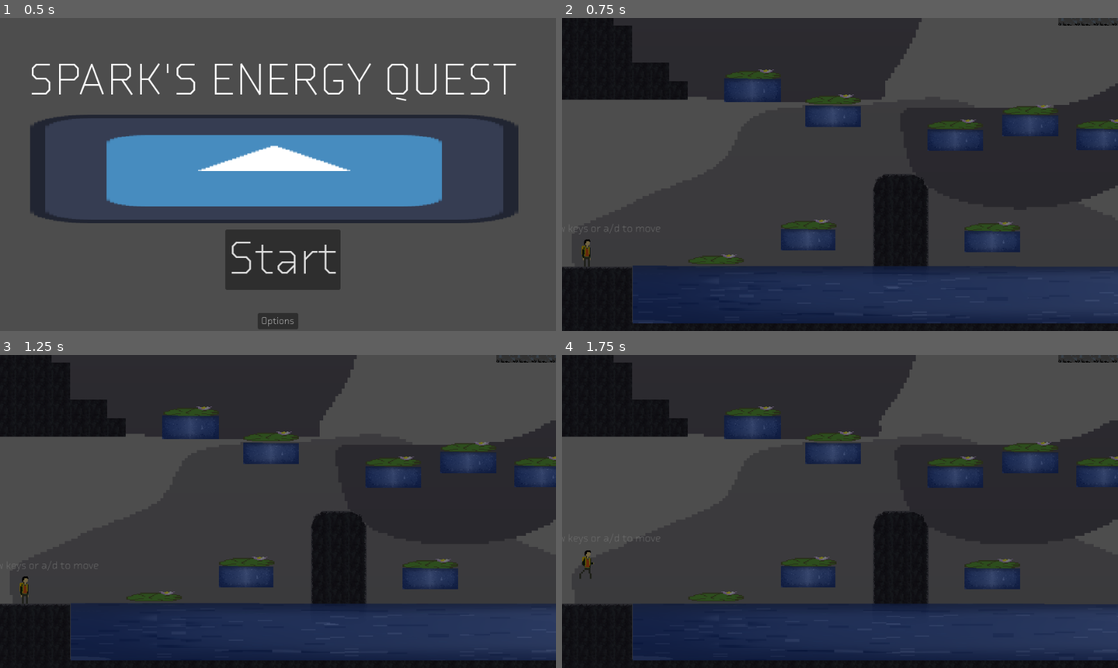
Above: before the commit, frames 1-4 (two rows, left to right).
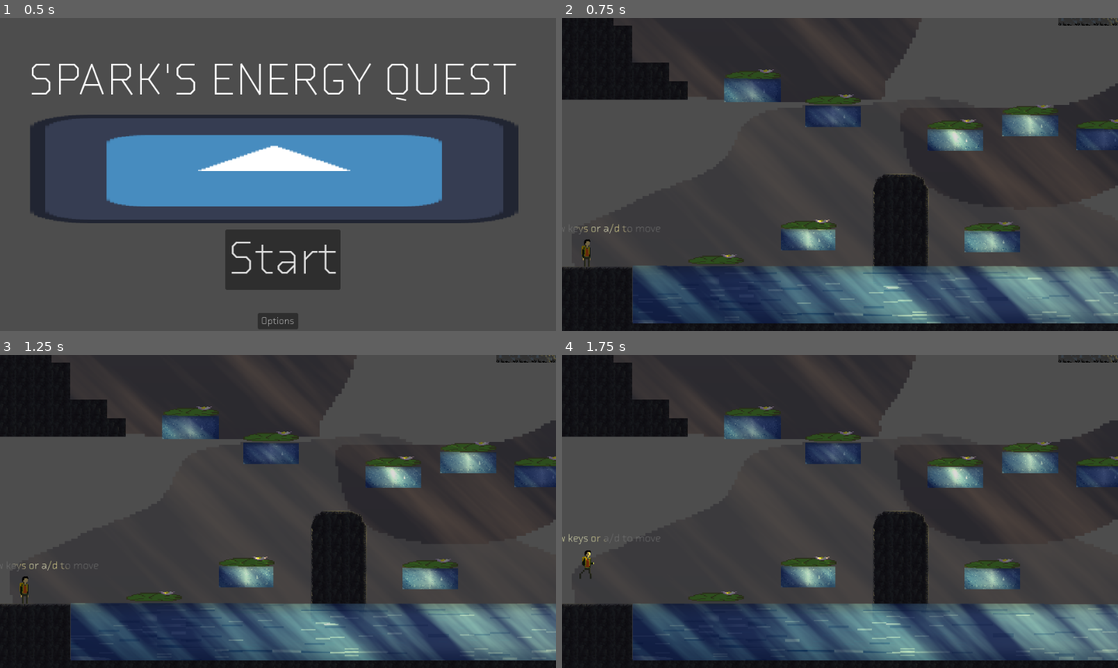
Above: after the commit, the same moments.

Repository: The-Spark-Industries/spark-energy
Game: Godot game, scene res://Master Scenes/titleScreen.tscn
The game is run twice, just before and just after one commit, with the same random seed, the same clock (stepped at 60 frames per second) and the same inputs. The engine's default icon, where the game draws it, is replaced by a stand-in: a white triangle on a blue panel in a dark square.
Inputs:
- Up to frame 1 (0.5 s): no input
- Up to frame 2 (0.75 s): click "Start" at 0.5 s
- Up to frame 3 (1.25 s): no input
- Up to frame 4 (1.75 s): tap Enter (ui_accept) at 1.25 s; hold 2 (inventoryright) from 1.28 s (still down); hold E (e) from 1.28 s (still down); tap Space (jump) at 1.52 s

Frame 1 is identical in both runs. In frame 2, 15% of the frame differs, in the area x 2-100%, y 0-98%; in frame 3, 15%; in frame 4, 15%.

Commit message:
Fixed Normal Map

Diff:
--- a/Master Scenes/level1.tscn
+++ b/Master Scenes/level1.tscn
@@ -59,6 +59,7 @@
 [ext_resource type="AudioStream" uid="uid://bw6tc0g3mhww7" path="res://Level 1/Level 1 Audio/SFX/PipeRotate_1.wav" id="39_wnwni"]
 [ext_resource type="AudioStream" uid="uid://dpfm6sormrp7d" path="res://Level 1/Level 1 Audio/SFX/PipeRotate_2.wav" id="40_avpqe"]
 [ext_resource type="AudioStream" uid="uid://y1jmepwjlnb0" path="res://Level 1/Level 1 Audio/SFX/PipeRotate_3.wav" id="41_t5me0"]
+[ext_resource type="Texture2D" uid="uid://djo5c55ddyl0t" path="res://Level 1/Level 1 Art Assets/Environment/Texture Maps/tile_sheet_NORMAL2.png" id="42_f15sg"]
 [ext_resource type="AudioStream" uid="uid://oe86a7by6ahf" path="res://Level 1/Level 1 Audio/SFX/PipeRotate_4.wav" id="42_fs2l7"]
 [ext_resource type="AudioStream" uid="uid://ban0kguqhf8ly" path="res://Level 1/Level 1 Audio/SFX/PipeRotate_5.wav" id="43_jxy6j"]
 [ext_resource type="AudioStream" uid="uid://civg58i5oib5p" path="res://Level 1/Level 1 Audio/SFX/TerminalBeep_1.wav" id="44_avpqe"]
@@ -552,8 +553,12 @@
 
 [sub_resource type="PhysicsMaterial" id="PhysicsMaterial_d0cqg"]
 
+[sub_resource type="CanvasTexture" id="CanvasTexture_v7bru"]
+diffuse_texture = ExtResource("31_es5gu")
+normal_texture = ExtResource("42_f15sg")
+
 [sub_resource type="TileSetAtlasSource" id="TileSetAtlasSource_gnar4"]
-texture = ExtResource("31_es5gu")
+texture = SubResource("CanvasTexture_v7bru")
 texture_region_size = Vector2i(32, 32)
 0:0/0 = 0
 1:0/0 = 0
@@ -2987,6 +2992,19 @@
 [node name="AnimationPlayer" type="AnimationPlayer" parent="Lighting/PointLight2D6"]
 autoplay = "Light Movement"
 
+[node name="PointLight2D6" type="PointLight2D" parent="Lighting/PointLight2D6"]
+position = Vector2(1445.5791, -4336.9604)
+rotation = 0.58294
+scale = Vector2(2.0490975, 0.5880383)
+color = Color(0.73251253, 0.6408778, 0.21132898, 1)
+energy = 3.78
+texture = SubResource("NoiseTexture2D_sfx35")
+offset = Vector2(-0.88, -5.44)
+texture_scale = 2.7
+
+[node name="AnimationPlayer" type="AnimationPlayer" parent="Lighting/PointLight2D6/PointLight2D6"]
+autoplay = "Light Movement"
+
 [node name="PointLight2D5" type="PointLight2D" parent="Lighting"]
 visible = false
 position = Vector2(2930.25, 453)
@@ -2994,7 +3012,6 @@
 texture = SubResource("GradientTexture2D_es5gu")
 
 [node name="PointLight2D7" type="PointLight2D" parent="Lighting"]
-visible = false
 z_index = -4
 position = Vector2(1954, 581)
 scale = Vector2(1.4635103, 1.3034896)
Not shown: 1 places in Master Scenes/level1.tscn that only renumber resources
